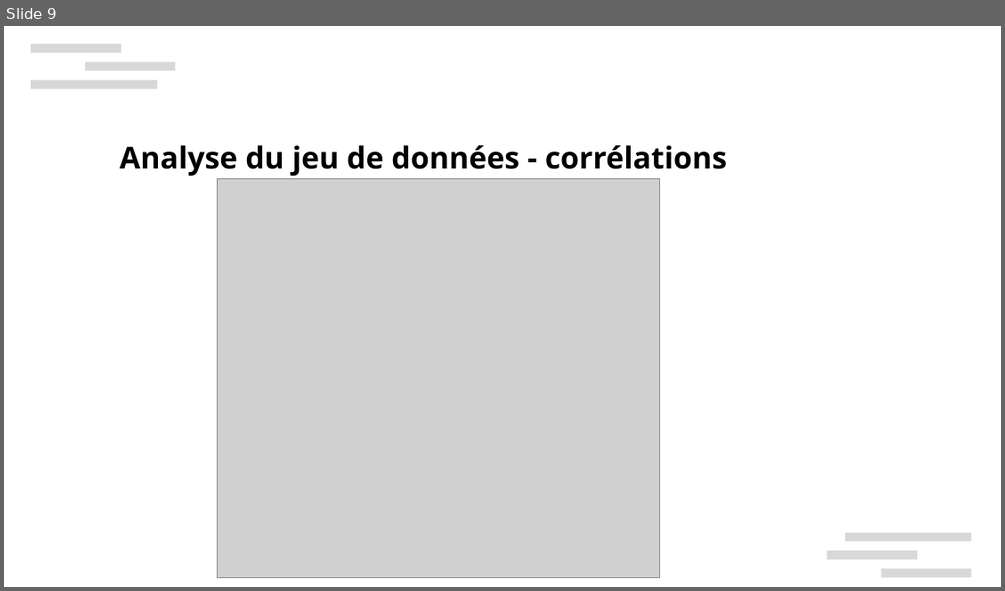
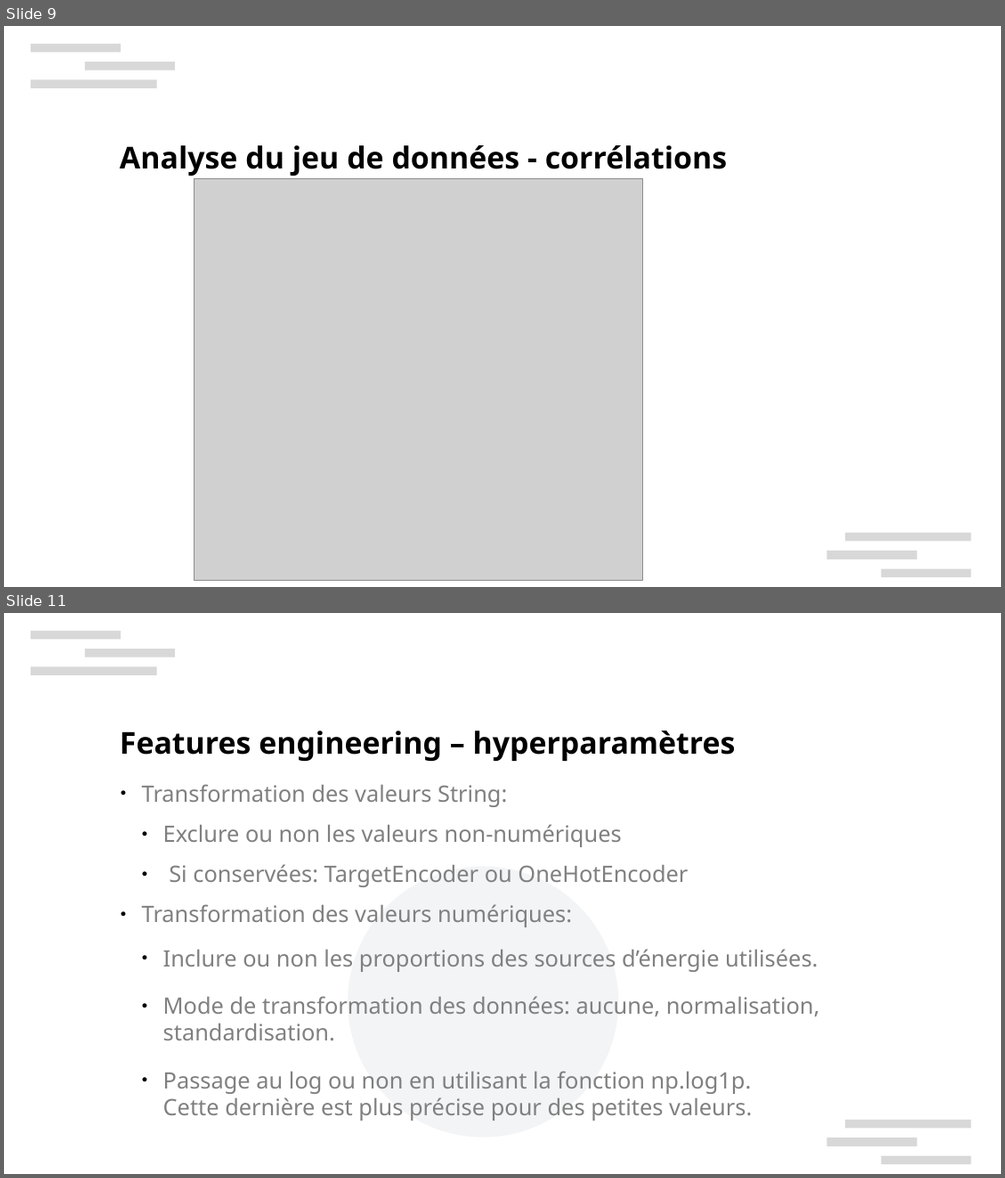
Before and after one commit to xbarrelet/ml-project-3, a slide deck: Barrelet_Xavier_3_presentation_130624.pptx. Shown one above the other, each under a label of ours: slide 9 before the commit, slides 9 and 11 after it; the slides between them are not shown. The pictures are 1005x591 and 1005x1178 pixels, drawn with LibreOffice and Linux fonts; fonts in the diff are those of the drawing; grey boxes stand for pictures; background and template pictures are left out. Boxes give left, top, right and bottom in pixels: in the first picture for what was removed or moved away, otherwise in the second. Text is boxed around its words. In the diff, an @@ line names an element or a change of style, - is before the commit and + after.

```diff
--- a/Barrelet_Xavier_3_presentation_130624.pptx
+++ b/Barrelet_Xavier_3_presentation_130624.pptx
@@ slide 11 added at [4, 613, 1001, 1174], background #FFFFFF; not listed: 6 template elements that a slide beside it also shows @@
@@ text added at [120, 730, 736, 761], 24 pt, text #000000, bold @@
+Features engineering – hyperparamètres
@@ text added at [142, 784, 820, 1120], 18 pt, text #808080 @@
+● Transformation des valeurs String:
+  ● Exclure ou non les valeurs non-numériques
+  ● Si conservées: TargetEncoder ou OneHotEncoder
+● Transformation des valeurs numériques:
+  ● Inclure ou non les proportions des sources d’énergie utilisées.
+  ● Mode de transformation des données: aucune, normalisation, standardisation.
+  ● Passage au log ou non en utilisant la fonction np.log1p.
+    Cette dernière est plus précise pour des petites valeurs.
@@ ellipse added at [348, 867, 618, 1136], fill #8D99AE at 10% opacity @@
@@ slide 9 changed as well @@
@@ picture: place and size @@
-picture at [217, 179, 660, 578]
+picture at [194, 179, 643, 580]
```
Also in this commit, not shown: 5 other slides changed, 12 other slides added, 32 slides removed, 6 other files.
